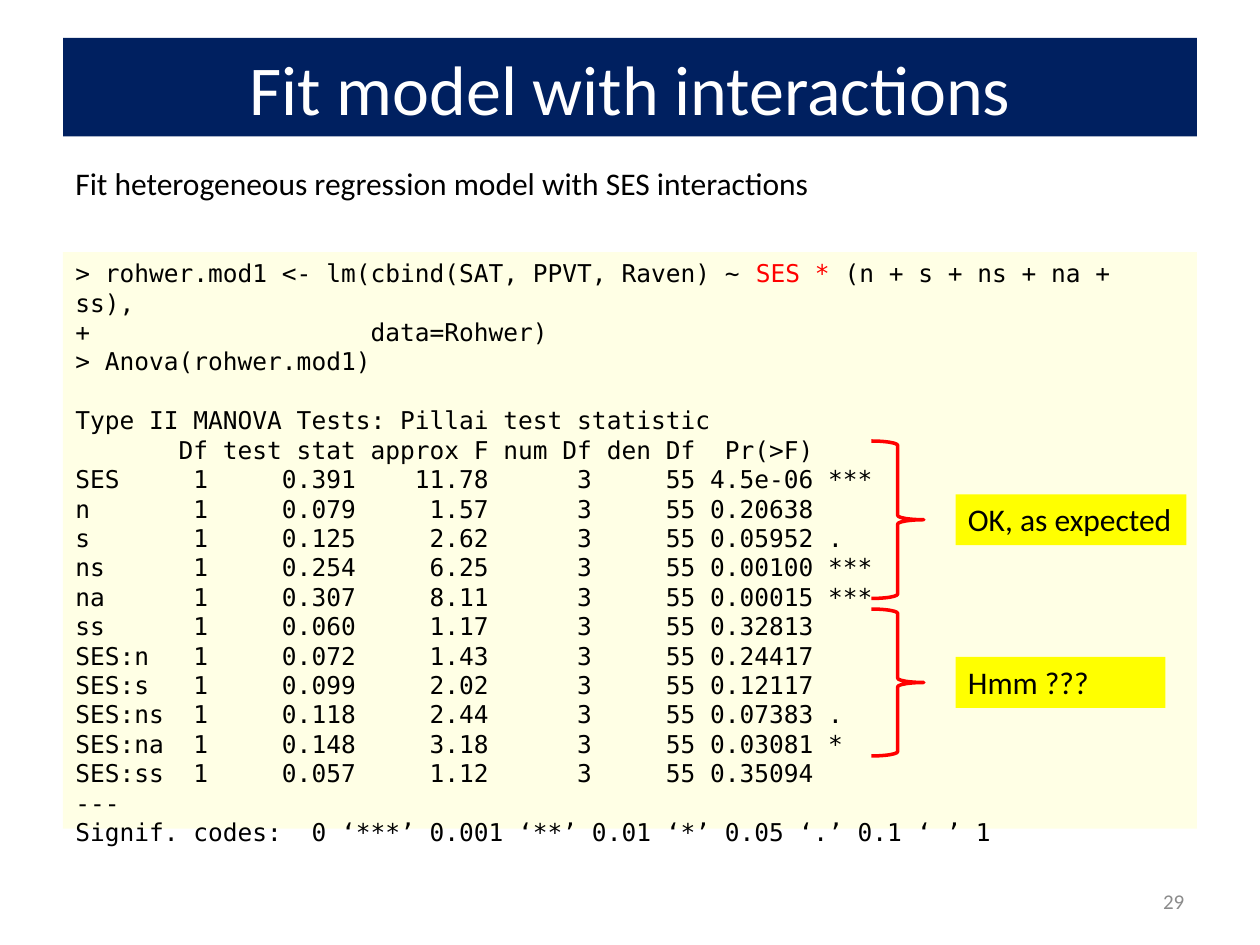
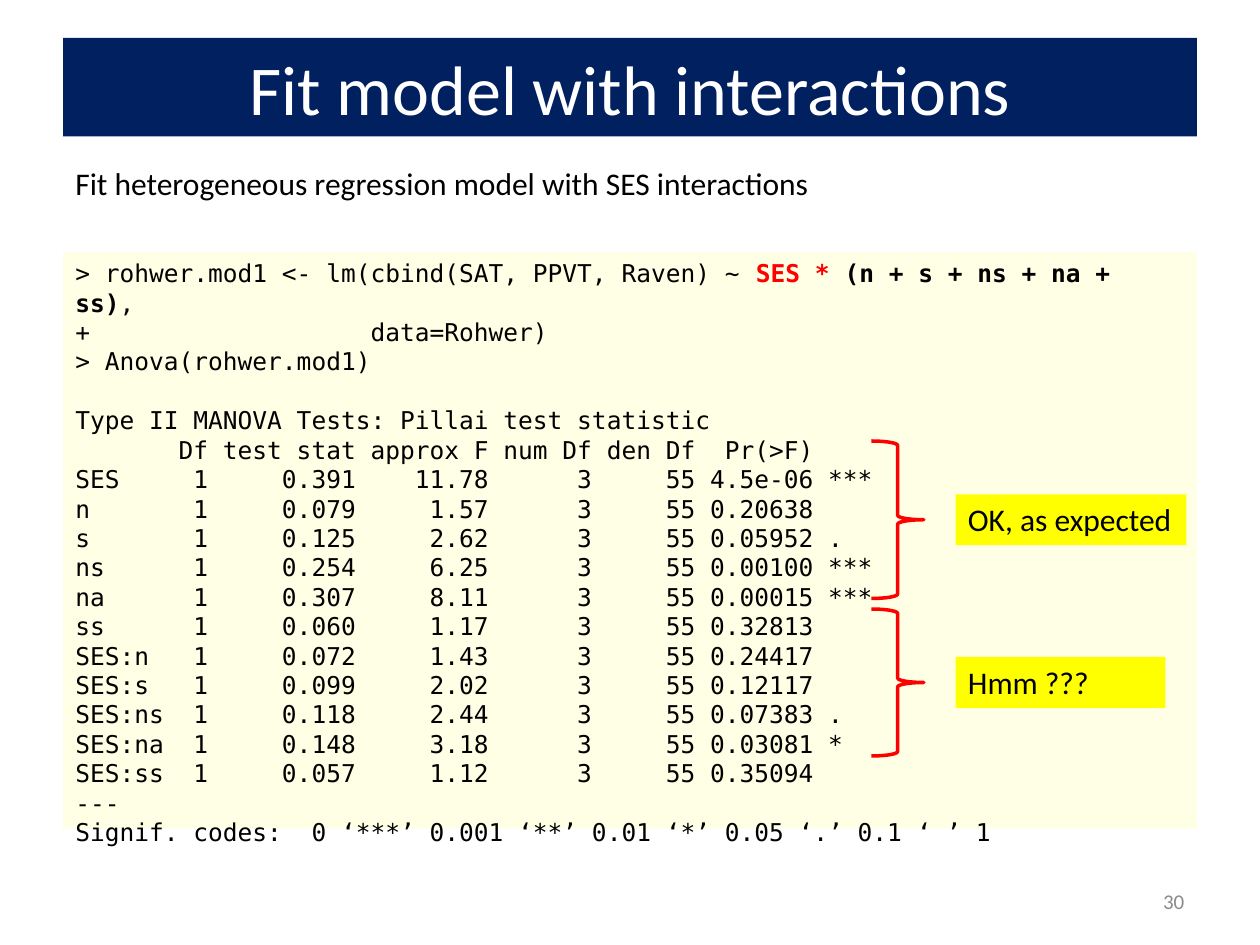
Before and after one commit to friendly/VisMLM-course, a slide deck: slide 30 of docs/lectures/lecture3.pptx (slide 29 before the commit). Drawn at 1260x945 pixels with LibreOffice and Linux fonts; fonts in the diff are those of the drawing. Boxes give left, top, right and bottom in pixels: in the first picture for what was removed or moved away, otherwise in the second. Text is boxed around its words. In the diff, an @@ line names an element or a change of style, - is before the commit and + after.

```diff
--- a/docs/lectures/lecture3.pptx
+++ b/docs/lectures/lecture3.pptx
@@ text in rectangle at (x1=75, y1=263, x2=1081, y2=316): bold on in "SES * (n + s + ns ..." @@
@@ page number at (x1=1163, y1=895, x2=1184, y2=909): text changed @@
-29
+30
```
Also in this commit, not shown: 8 other slides changed, 3 slides added, 35 other files.
